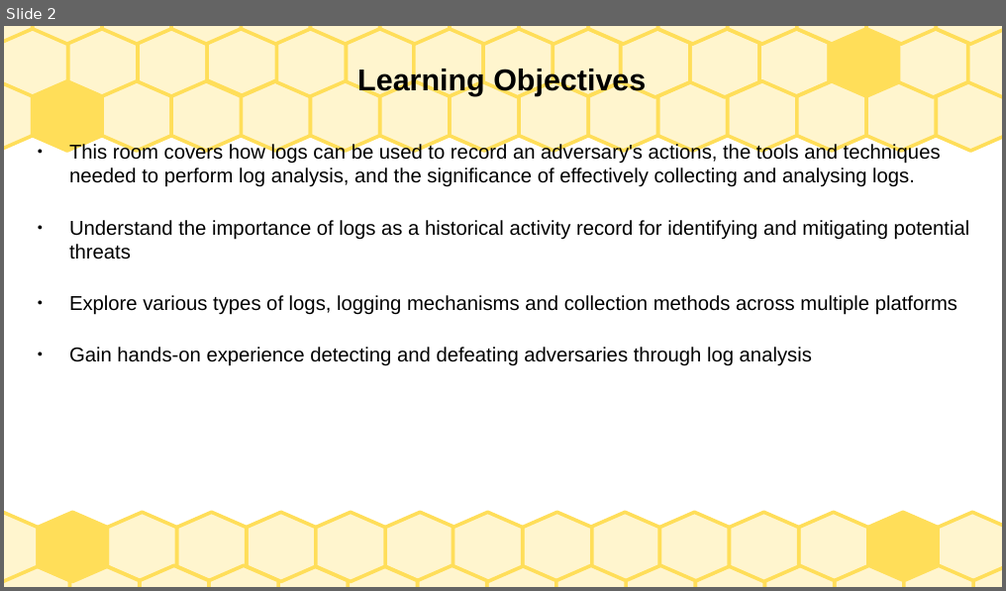
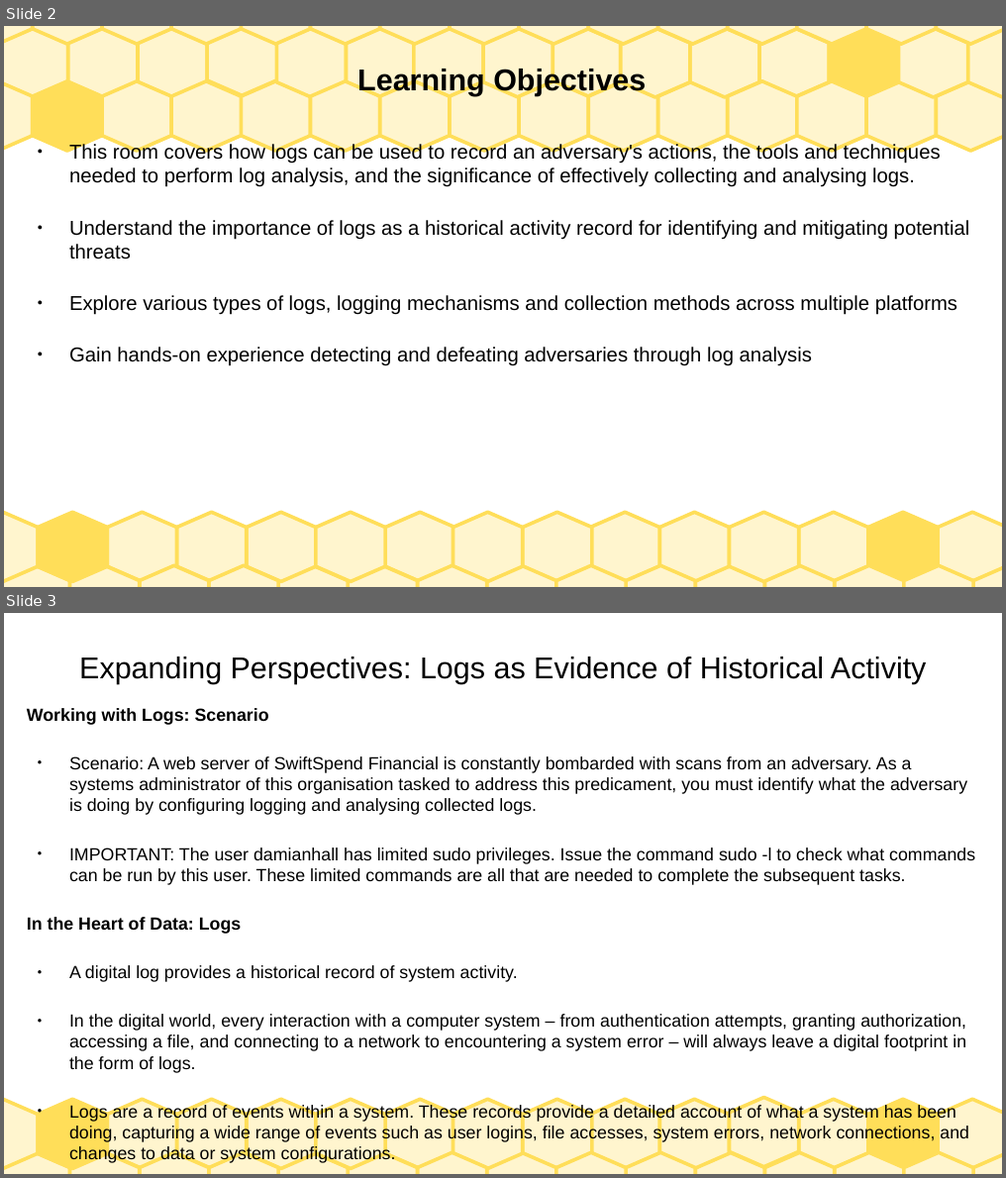
Before and after one commit to debrahnyatichi/TryHackMe, a slide deck: SOCLEVEL2/SOCLEVEL2.odp. Shown one above the other, each under a label of ours: slide 2 before the commit, slides 2 and 3 after it. The pictures are 1006x591 and 1006x1178 pixels, drawn with LibreOffice and Linux fonts; fonts in the diff are those of the drawing. Boxes give left, top, right and bottom in pixels: in the first picture for what was removed or moved away, otherwise in the second. Text is boxed around its words. In the diff, an @@ line names an element or a change of style, - is before the commit and + after.

```diff
--- a/SOCLEVEL2/SOCLEVEL2.odp
+++ b/SOCLEVEL2/SOCLEVEL2.odp
@@ slide 3 added at <box>4,613,1002,1174</box>, background #FFFFFF; not listed: 29 template elements that a slide beside it also shows @@
@@ title added at <box>79,657,926,684</box>, 24 pt, text #000000 @@
+Expanding Perspectives: Logs as Evidence of Historical Activity
@@ text added at <box>27,708,975,1164</box>, 14 pt, text #000000 @@
+Working with Logs: Scenario
+● Scenario: A web server of SwiftSpend Financial is constantly bombarded with scans from an adversary. As a systems administrator of this organisation tasked to address this predicament, you must identify what the adversary is doing by configuring logging and analysing collected logs.
+● IMPORTANT: The user damianhall has limited sudo privileges. Issue the command sudo -l to check what commands can be run by this user. These limited commands are all that are needed to complete the subsequent tasks.
+In the Heart of Data: Logs
+● A digital log provides a historical record of system activity.
+● In the digital world, every interaction with a computer system – from authentication attempts, granting authorization, accessing a file, and connecting to a network to encountering a system error – will always leave a digital footprint in the form of logs.
+● Logs are a record of events within a system. These records provide a detailed account of what a system has been doing, capturing a wide range of events such as user logins, file accesses, system errors, network connections, and changes to data or system configurations.
@@ freeform shape added at <box>730,1097,799,1167</box>, fill #FFF5CE, outline #FFDE59 2.83 pt @@
```
Also in this commit, not shown: 5 other slides added, 1 slide removed, 2 other files.
